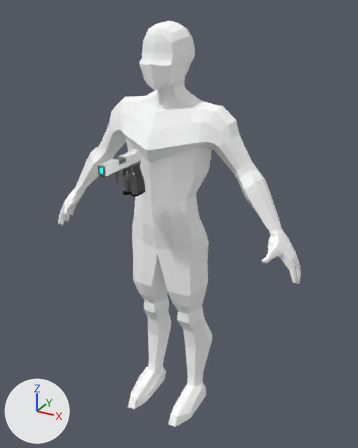
Before and after pictures for a commit that changed the Blender file MaleBasePistol.blend.
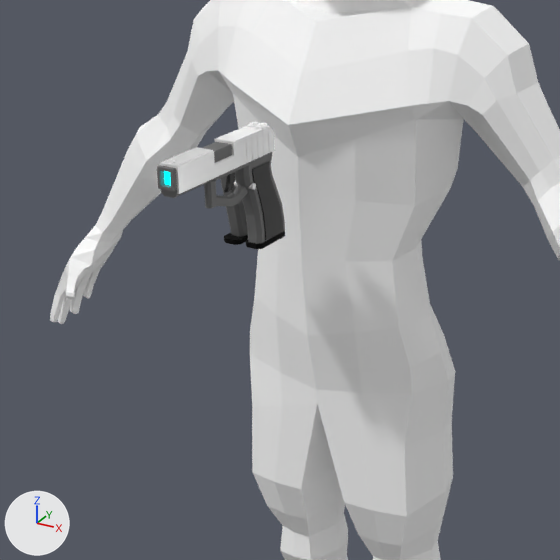
Each version is shown whole from a 50 mm camera at (1.068, -1.888, 1.943) aimed at (0.088, -0.106, 1.052), then close up on the part from 11% to 69% of the width and 23% to 70% of the height. The axes (+X, +Y, +Z) are drawn at lower left. The lights are the same throughout.

In view in the first close-up: 'MaleRigged', 'ProtoPistol'.
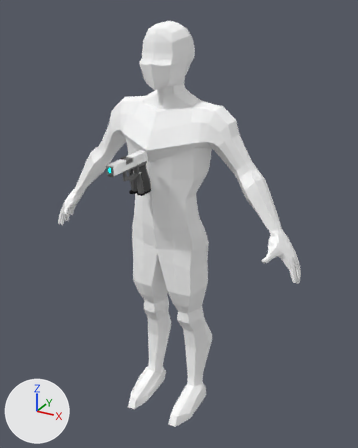
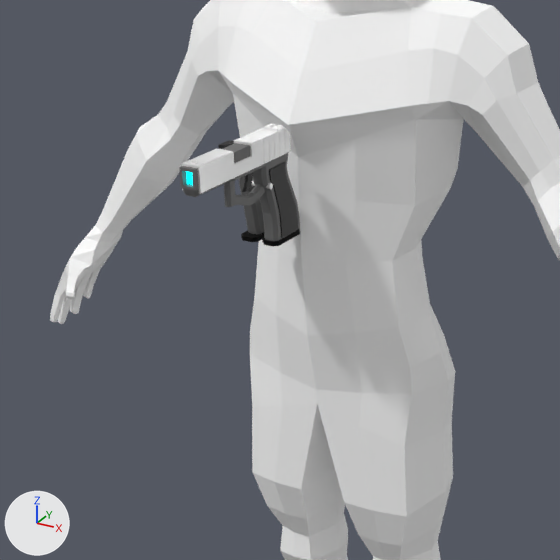
Diff of the bpy script that builds the scene:
```diff
--- a/MaleBasePistol.blend.py
+++ b/MaleBasePistol.blend.py
@@ me_protopistol @@
 me_protopistol.from_pydata(...)  # 1142 vertices, 966 faces; spans x -1.21..8.22, y -2.95..10.99, z -0.83..2.8
 # used by ob_protopistol; location = (0.0, -0.31, 1.402); rotation_euler = (3.142, 1.571, 0.0), in degrees (180, 90, 0); scale = (0.0197, 0.0197, 0.0197)
+# me_protopistol part 1: a new loose piece, a 32-sided cylinder along x spanning x -0.016..0.016, y -0.3746..-0.3655, z 1.4225..1.4316, in mat_slide (white #ffffff)
+# me_protopistol part 2: the loose piece of 33 vertices spanning x 0.55..1.22, y -0.34..1.04, z 1.67..2.33 is multiplied about its middle by the matrix ((0.0, 0.0, -0.019), (0.0, -0.019, 0.0), (-0.019, 0.0, 0.0)), then moved by (-0.96, -0.7, -0.53)
+# me_protopistol part 3: the loose piece of 372 vertices spanning x -1.21..1.0, y -1.71..10.62, z -0.81..0.81 is multiplied about its middle by the matrix ((0.0, 0.0, -0.019), (0.0, -0.019, 0.0), (-0.019, 0.0, 0.0)), then moved by (0.11, -4.88, 1.49)
+# me_protopistol part 4: the loose piece of 36 vertices spanning x -0.82..0.73, y 3.95..10.99, z -0.65..0.65 is multiplied about its middle by the matrix ((0.0, 0.0, -0.019), (0.0, -0.019, 0.0), (-0.019, 0.0, 0.0)), then moved by (0.05, -7.96, 1.49)
+# me_protopistol part 5: the loose piece of 277 vertices spanning x 0.7..8.09, y -2.95..10.71, z -0.75..0.75 is multiplied about its middle by the matrix ((0.0, 0.0, -0.019), (0.0, -0.019, 0.0), (-0.019, 0.0, 0.0)), then moved by (-4.4, -4.3, 1.4)
+# me_protopistol part 6: the loose piece of 90 vertices spanning x 0.68..8.22, y -2.53..1.83, z 1.2..2.8 is multiplied about its middle by the matrix ((0.0, 0.0, -0.019), (0.0, -0.019, 0.0), (-0.019, 0.0, 0.0)), then moved by (-4.45, 0.02, -0.6)
+# me_protopistol part 7: the loose piece of 30 vertices spanning x 1.0..2.84, y 3.03..4.23, z -0.15..0.15 is multiplied about its middle by the matrix ((0.0, 0.0, -0.019), (0.0, -0.019, 0.0), (-0.019, 0.0, 0.0)), then moved by (-1.92, -4.04, 1.45)
+# me_protopistol part 8: the loose piece of 90 vertices spanning x 0.68..8.22, y -2.53..1.83, z -0.8..0.8 is multiplied about its middle by the matrix ((0.0, 0.0, -0.019), (0.0, -0.019, 0.0), (-0.019, 0.0, 0.0)), then moved by (-4.49, 0.02, 1.4)
+# me_protopistol part 9: the loose piece of 64 vertices spanning x 2.78..3.25, y 1.35..1.82, z -0.83..0.83 is deleted
 me_protopistol.materials.append(mat_slide)
@@ ob_protopistol @@
 ob_protopistol = bpy.data.objects.new('ProtoPistol', me_protopistol)
-ob_protopistol.location = (0.0, -0.31, 1.402)
-ob_protopistol.rotation_euler = (3.142, 1.571, 0.0)  # degrees (180, 90, 0)
-ob_protopistol.scale = (0.0197, 0.0197, 0.0197)
+ob_protopistol.location = (0.0, 0.074, -0.096)
```

Location of each change, (x1, y1, x2, y2) in pixels of the close-ups (560 x 560 px; the box of a moved part takes in the faces that stretch with it):
'ProtoPistol', reshaped, moved, turned, rescaled: before (157, 121, 285, 249); after (179, 123, 300, 246)
part 1 of me_protopistol, added: after (252, 181, 273, 189)
part 2 of me_protopistol, moved or reshaped (not visible before): after (219, 140, 234, 149)
part 3 of me_protopistol, moved or reshaped: before (158, 121, 275, 194); after (181, 123, 291, 193)
part 4 of me_protopistol, moved or reshaped: before (157, 142, 232, 191); after (179, 143, 250, 191)
part 5 of me_protopistol, moved or reshaped: before (161, 152, 285, 244); after (183, 153, 300, 241)
part 6 of me_protopistol, moved or reshaped: before (220, 176, 248, 245); after (262, 229, 300, 246)
part 7 of me_protopistol, moved or reshaped: before (224, 172, 235, 192); after (242, 172, 253, 192)
part 8 of me_protopistol, moved or reshaped: before (245, 231, 285, 249); after (238, 176, 264, 242)
part 9 of me_protopistol, deleted: before (234, 180, 256, 190)
